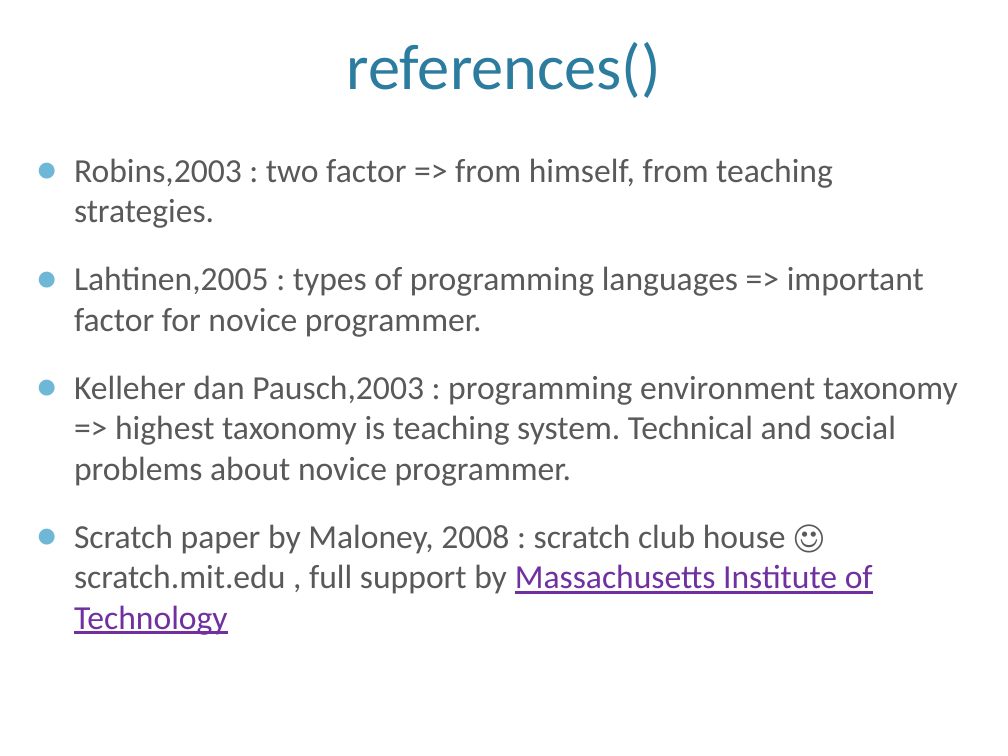
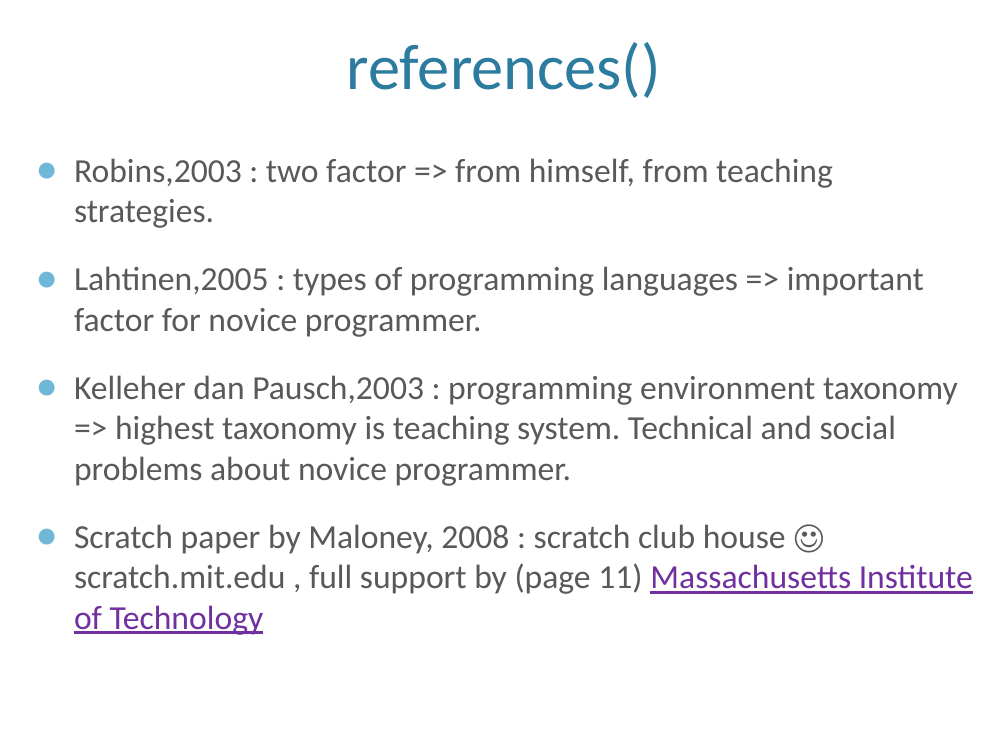
Before and after one commit to rischanlab/skripsi, a slide deck: slide 6 of presentasi munaqosah/presentasi munaqosah.pptx (slide 5 before the commit). Drawn at 1008x756 pixels with LibreOffice and Linux fonts; fonts in the diff are those of the drawing; background and template pictures are left out. Boxes give left, top, right and bottom in pixels: in the first picture for what was removed or moved away, otherwise in the second. Text is boxed around its words. In the diff, an @@ line names an element or a change of style, - is before the commit and + after.

```diff
--- a/presentasi munaqosah/presentasi munaqosah.pptx
+++ b/presentasi munaqosah/presentasi munaqosah.pptx
@@ text at [74, 524, 973, 635]: text changed @@
-● Scratch paper by Maloney, 2008 : scratch club house ☺ scratch.mit.edu , full support by Massachusetts Institute of Technology
+● Scratch paper by Maloney, 2008 : scratch club house ☺ scratch.mit.edu , full support by (page 11) Massachusetts Institute of Technology
```
Also in this commit, not shown: 4 other slides changed, 3 slides added, 10 other files.
